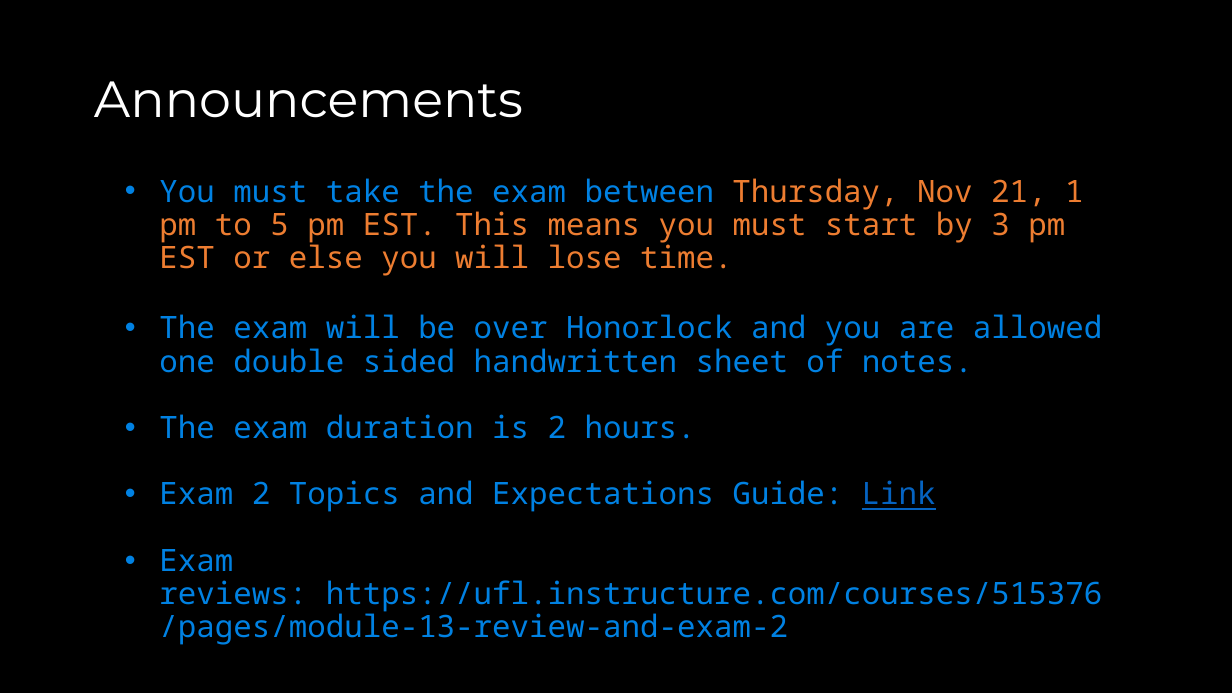
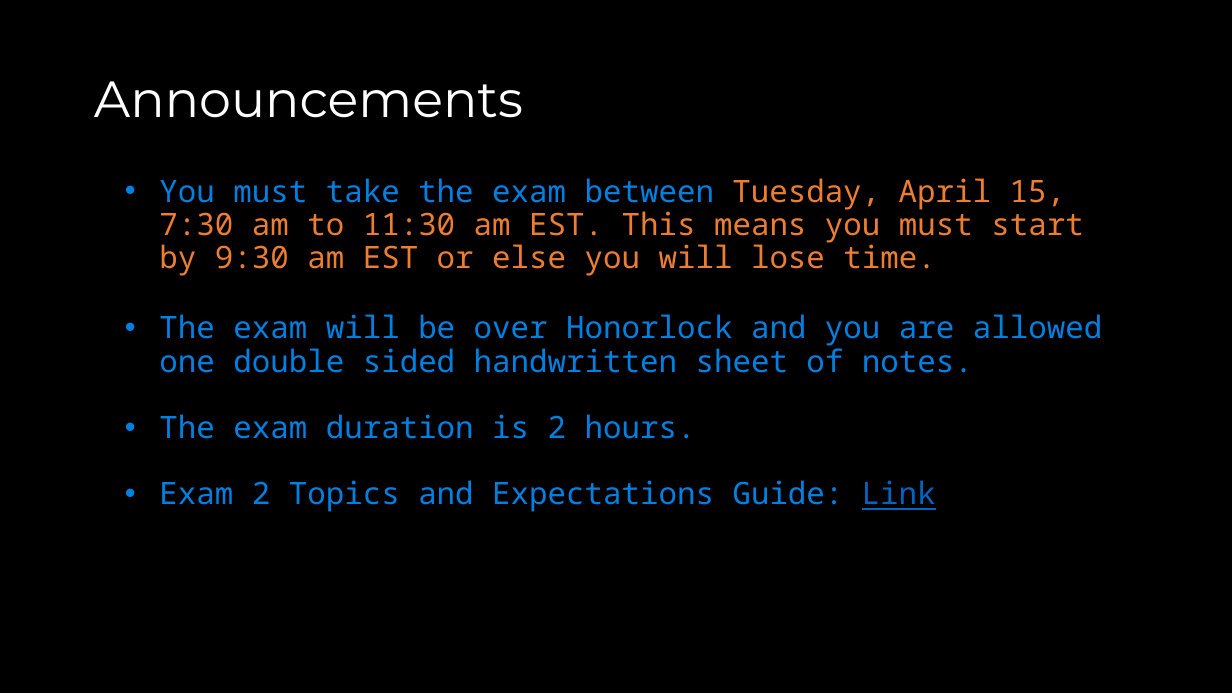
Before and after one commit to COP3530/Instructional-Content, a slide deck: slide 3 of Slides/Slides-PPT/Exam 2 - Review A.pptx. Drawn at 1232x693 pixels with LibreOffice and Linux fonts; fonts in the diff are those of the drawing. Boxes give left, top, right and bottom in pixels: in the first picture for what was removed or moved away, otherwise in the second. Text is boxed around its words. In the diff, an @@ line names an element or a change of style, - is before the commit and + after.

Commit message:
exam 2 review

```diff
--- a/Slides/Slides-PPT/Exam 2 - Review A.pptx
+++ b/Slides/Slides-PPT/Exam 2 - Review A.pptx
@@ text at (159,178,1083,276): text changed @@
-• You must take the exam between Thursday, Nov 21, 1 pm to 5 pm EST. This means you must start by 3 pm EST or else you will lose time.
+• You must take the exam between Tuesday, April 15, 7:30 am to 11:30 am EST. This means you must start by 9:30 am EST or else you will lose time.
@@ text at (159,549,1102,645): paragraph removed @@
-• Exam reviews: https://ufl.instructure.com/courses/515376/pages/module-13-review-and-exam-2
```
Also in this commit, not shown: 1 other slide changed, 1 other file.
